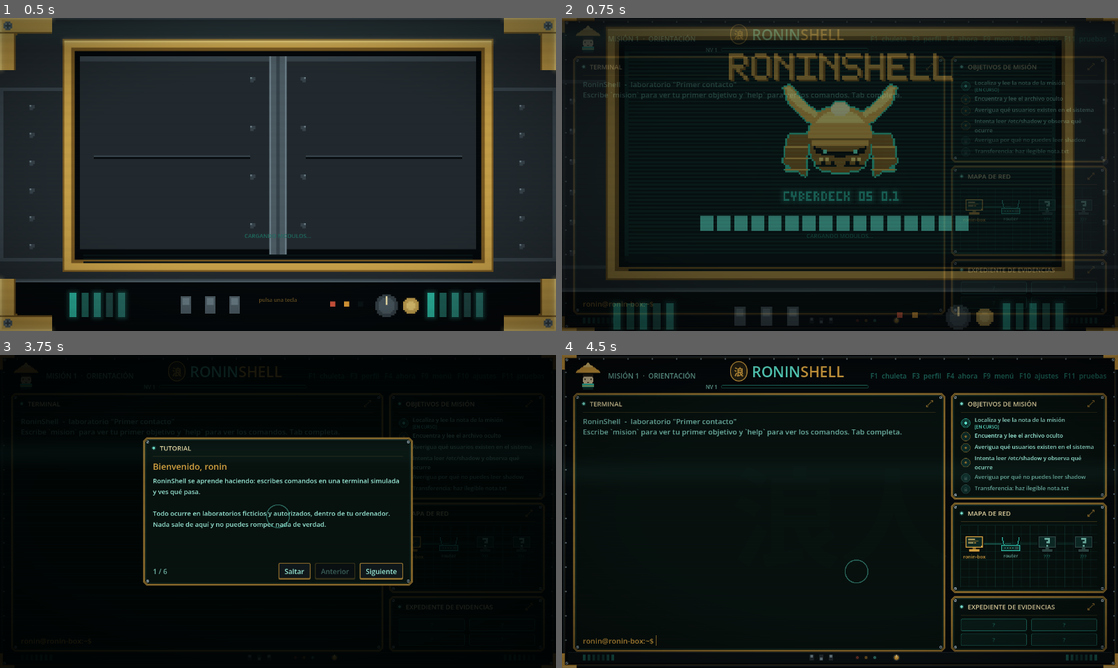
Above: before the commit, frames 1-4 (two rows, left to right).
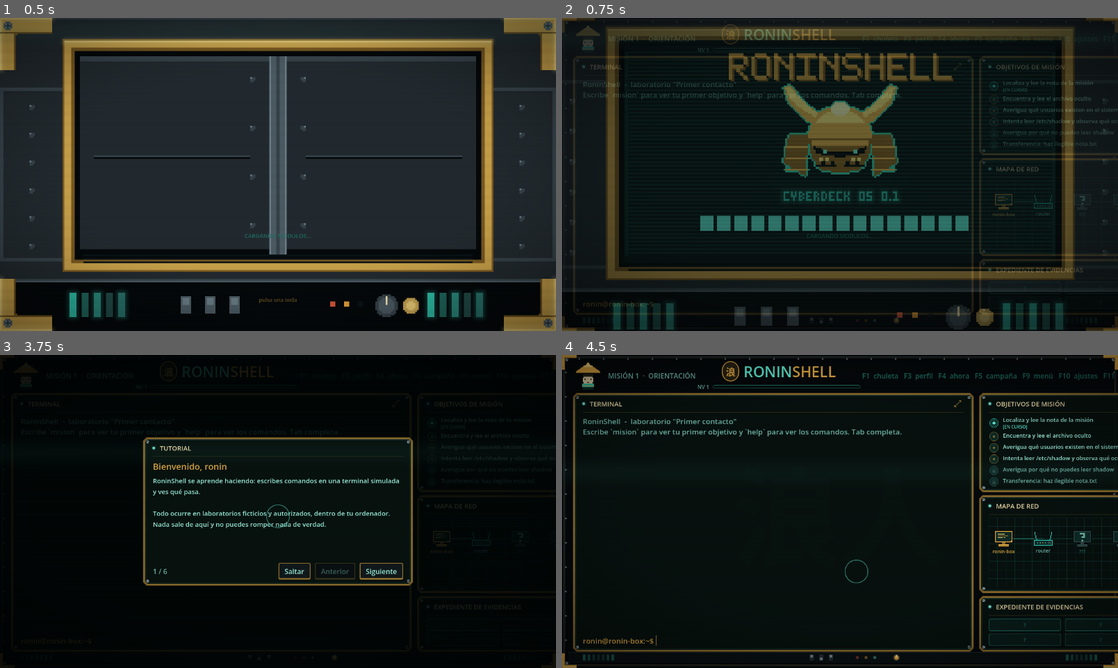
Above: after the commit, the same moments.

Repository: Kanarath/RoninShell
Game: Godot game, scene res://scenes/main.tscn
Same seed, same stepped clock (60 frames per second), same inputs: the game is played once before the commit and once after it.
Inputs (mouse positions are in pixels of both pictures, inside the frame that each line leads up to):
- Up to frame 1 (0.5 s): no input
- Up to frame 2 (0.75 s): click (928, 68) at 0.52 s
- Up to frame 3 (3.75 s): tap Enter at 1.25 s; move the mouse to (194, 520) at 1.27 s; hold Up 1.28-2 s; tap X at 1.35 s; click (194, 520) at 1.42 s; click (394, 405) at 2.02 s; click (528, 405) at 2.77 s; click "Nueva partida" at 3.5 s
- Up to frame 4 (4.5 s): click "Saltar" at 4.25 s

Frame 1 is identical in both runs. In frame 2, 3.3% of the frame differs, in the area x 24-100%, y 2-95%; in frame 3, 0.2%; in frame 4, 6.9%.

Commit message:
Resumen de campana (F5): los laboratorios de un vistazo con el progreso real de cada uno
Co-Authored-By: Claude Sonnet 5 <noreply@anthropic.com>

Diff:
--- a/engine/commands/command_docs.gd
+++ b/engine/commands/command_docs.gd
@@ -152,7 +152,7 @@
 	"ahora": {"usage": "ahora", "summary": "[juego] ¿Qué hago ahora? Muestra dónde estás, tu objetivo actual y un paso peq …(215 unchanged characters)…
 	"tutorial": {"usage": "tutorial", "summary": "[juego] Vuelve a ver el tutorial inicial.", "options": [], "examples": [["tutorial", "repasar cómo funciona el juego"]], "short_h": true},
 	"[": {"usage": "[ expresión ]", "summary": "Igual que `test`, pero la expresión va entre corchetes (con espacios dentr …(302 unchanged characters)…
-	"laboratorio": {"usage": "laboratorio [id]", "summary": "[j …(303 unchanged characters)…  se puede cambiar desde el modo misión."], "short_h": true, "see_also": ["mision", "modo"]},
+	"laboratorio": {"usage": "laboratorio [id]", "summary": "[j …(303 unchanged characters)…  se puede cambiar desde el modo misión.", "F5 muestra lo mismo como pantalla, con tu progreso (misión y XP) en cada laboratorio."], "short_h": true, "see_also": ["mision", "modo"]},
 	"repaso": {"usage": "repaso [iniciar [concepto] | examen | salir]", "summary": "[juego] Repaso espaciado: muestra qué  …(701 unchanged characters)…
 	"expediente": {"usage": "expediente", "summary": "[juego] Muestra las evidencias reunidas.", "options": [], "examples": [["expediente", "tus pruebas"]], "short_h": true},
 	"perfil": {"usage": "perfil", "summary": "[juego] Muestra tu nivel y las competencias que has demostrado.", "options": [], "examples": [["perfil", "tu progreso"]], "short_h": true},
@@ -168,7 +168,7 @@
 	["http", "HTTP", [["curl <url>", "ver el cuerpo de una página"], ["curl -i <url>", "con cabeceras"], ["curl -I <url>", …(362 unchanged characters)…
 	["scripts", "SCRIPTS DE UNA LÍNEA", [["VAR=valor / $VAR / ${VAR}", "guardar y usar valores (sin espacios en el =)"], [ …(1003 unchanged characters)…
 	["combinar", "COMBINAR Y EDITAR", [["cmd1 | cmd2", "la salida de uno es la entrada del otro"], ["cmd > f / cmd >> f",  …(273 unchanged characters)…
-	["juego", "TU CUADERNO (JUEGO)", [["mision", "tu misión y o …(200 unchanged characters)… erfil", "evidencias y competencias"], ["man <cmd> / <cmd> --help", "ayuda de cualquier comando"]]],
+	["juego", "TU CUADERNO (JUEGO)", [["mision", "tu misión y o …(200 unchanged characters)… erfil", "evidencias y competencias"], ["laboratorio / F5", "los laboratorios de la campaña y tu progreso en cada uno"], ["repaso examen", "examen final: un reto de cada bloque, seguidos"], ["man <cmd> / <cmd> --help", "ayuda de cualquier comando"]]],
 ]
 
 
--- /dev/null
+++ b/tests/test_campaign_panel.gd
@@ -0,0 +1,68 @@
+extends "res://tests/framework/test_case.gd"
+## Resumen de campaña (F5): los laboratorios de un vistazo, con el estado y el progreso real de cada uno.
+
+func _tree() -> SceneTree:
+	return Engine.get_main_loop() as SceneTree
+
+
+func _main() -> Control:
+	var root := (load("res://scenes/main.tscn") as PackedScene).instantiate()
+	_tree().root.add_child(root)
+	return root
+
+
+func _dispose(root: Control) -> void:
+	_tree().root.remove_child(root)
+	root.free()
+
+
+func _key(root: Control, keycode: Key) -> void:
+	var event := InputEventKey.new()
+	event.keycode = keycode
+	event.pressed = true
+	root._unhandled_input(event)
+
+
+func test_f5_abre_y_cierra_el_resumen() -> void:
+	var root := _main()
+	assert_false(root.campaign_panel.is_open())
+	_key(root, KEY_F5)
+	assert_true(root.campaign_panel.is_open())
+	_key(root, KEY_F5)
+	assert_false(root.campaign_panel.is_open())
+	_dispose(root)
+
+
+func test_incluye_todos_los_laboratorios_de_la_campana_en_orden() -> void:
+	var root := _main()
+	root._refresh_campaign_panel()
+	var ids: Array = []
+	for row in root.campaign_panel._rows.get_children():
+		ids.append(row)
+	assert_eq(ids.size(), root.CAMPAIGN.size(), "una fila por laboratorio")
+	_dispose(root)
+
+
+func test_el_primero_esta_disponible_y_activo_y_el_resto_bloqueado() -> void:
+	var root := _main()
+	root._refresh_campaign_panel()
+	var first_row: Control = root.campaign_panel._rows.get_child(0)
+	var first_title: Label = first_row.get_child(1).get_child(0)
+	assert_true("(activo)" in first_title.text)
+	var second_row: Control = root.campaign_panel._rows.get_child(1)
+	var second_sub: Label = second_row.get_child(1).get_child(1)
+	assert_true("Bloqueado" in second_sub.text)
+	_dispose(root)
+
+
+func test_completar_el_primer_laboratorio_lo_marca_completado_y_desbloquea_el_segundo() -> void:
+	var root := _main()
+	root.debug_panel.press("Libro completado")
+	root._refresh_campaign_panel()
+	var first_row: Control = root.campaign_panel._rows.get_child(0)
+	var first_sub: Label = first_row.get_child(1).get_child(1)
+	assert_true("Completado" in first_sub.text)
+	var second_row: Control = root.campaign_panel._rows.get_child(1)
+	var second_sub: Label = second_row.get_child(1).get_child(1)
+	assert_false("Bloqueado" in second_sub.text)
+	_dispose(root)
--- a/ui/main.gd
+++ b/ui/main.gd
@@ -24,6 +24,7 @@
 const SettingsPanel := preload("res://ui/widgets/settings_panel.gd")
 const DebugPanel := preload("res://ui/widgets/debug_panel.gd")
 const ProfilePanel := preload("res://ui/widgets/profile_panel.gd")
+const CampaignPanel := preload("res://ui/widgets/campaign_panel.gd")
 const EditorPanel := preload("res://ui/widgets/editor_panel.gd")
 const TutorialPanel := preload("res://ui/widgets/tutorial_panel.gd")
 const NowPanel := preload("res://ui/widgets/now_panel.gd")
@@ -92,6 +93,7 @@
 var settings_panel := SettingsPanel.new()
 var debug_panel := DebugPanel.new()
 var profile_panel := ProfilePanel.new()
+var campaign_panel := CampaignPanel.new()
 var editor_panel := EditorPanel.new()
 var tutorial_panel := TutorialPanel.new()
 var now_panel := NowPanel.new()
@@ -146,6 +148,7 @@
 	var screenshot_path := ""
 	var show_menu := persist   # los tests y las capturas (sin guardado) arrancan directos al juego
 	var open_profile := false
+	var open_campaign := false
 	var shot_delay := 1.0
 	var boot_forced := false
 	for arg in OS.get_cmdline_user_args():
@@ -174,6 +177,9 @@
 		elif arg == "--open=now":
 			_show_now()
 			show_menu = false
+		elif arg == "--open=campaign":
+			open_campaign = true
+			show_menu = false
 		elif arg == "--open=menu":
 			show_menu = true
 		elif arg == "--open=expand":
@@ -195,6 +201,9 @@
 	if open_profile:
 		_refresh_profile()
 		profile_panel.open()
+	if open_campaign:
+		_refresh_campaign_panel()
+		campaign_panel.open()
 	if boot_forced or (persist and show_menu and not "--open=menu" in OS.get_cmdline_user_args()):
 		_menu_after_boot = show_menu
 		_play_boot()
@@ -248,7 +257,7 @@
 
 ## Las ventanas que se alternan con una tecla (el editor, el tutorial y el menú inicial tienen su propia lógica).
 func _panels() -> Array:
-	return [cheatsheet_panel, settings_panel, debug_panel, profile_panel, now_panel, expand_view]
+	return [cheatsheet_panel, settings_panel, debug_panel, profile_panel, campaign_panel, now_panel, expand_view]
 
 
 func _close_panels_except(keep: Control) -> void:
@@ -281,6 +290,9 @@
 		KEY_F3:
 			_close_panels_except(profile_panel)
 			_toggle_profile()
+		KEY_F5:
+			_close_panels_except(campaign_panel)
+			_toggle_campaign_panel()
 		KEY_F4:
 			_close_panels_except(now_panel)
 			if now_panel.is_open():
@@ -308,7 +320,7 @@
 
 
 func _build_modals() -> void:
-	for panel in [cheatsheet_panel, settings_panel, debug_panel, profile_panel, now_panel, expand_view, editor_panel, tutorial_panel]:
+	for panel in [cheatsheet_panel, settings_panel, debug_panel, profile_panel, campaign_panel, now_panel, expand_view, editor_panel, tutorial_panel]:
 		add_child(panel)
 		panel.opened.connect(_on_modal_changed)
 		panel.closed.connect(_on_modal_changed)
@@ -336,6 +348,34 @@
 	else:
 		_refresh_profile()
 		profile_panel.open()
+
+
+func _toggle_campaign_panel() -> void:
+	if campaign_panel.is_open():
+		campaign_panel.close()
+	else:
+		_refresh_campaign_panel()
+		campaign_panel.open()
+
+
+## Los laboratorios de la campaña de un vistazo, con el progreso real de cada uno (no solo el activo).
+func _refresh_campaign_panel() -> void:
+	var entries: Array = []
+	for entry: Dictionary in CAMPAIGN:
+		var id: String = entry["id"]
+		if not books.has(id) or not engines.has(id):
+			continue
+		var engine: RefCounted = engines[id]
+		entries.append({
+			"id": id,
+			"title": books[id].get("title", id),
+			"state": controller.book_states.get(id, "bloqueado"),
+			"active": id == controller.active_book,
+			"missions_done": engine.mission_index,
+			"missions_total": engine.book["missions"].size(),
+			"xp": engine.xp,
+		})
+	campaign_panel.refresh(entries)
 
 
 ## Lo que muestra el perfil: árbol de habilidades y logros, calculados del progreso real.
@@ -1162,7 +1202,7 @@
 	brand.add_child(_build_xp_bar())
 
 	var hint := Label.new()
-	hint.text = "F1  chuleta   F3  perfil   F4  ahora   F9  menú   F10  ajustes   F11  pruebas"
+	hint.text = "F1  chuleta   F3  perfil   F4  ahora   F5  campaña   F9  menú   F10  ajustes   F11  pruebas"
 	hint.size_flags_horizontal = Control.SIZE_EXPAND_FILL
 	hint.size_flags_vertical = Control.SIZE_SHRINK_CENTER
 	hint.horizontal_alignment = HORIZONTAL_ALIGNMENT_RIGHT
--- /dev/null
+++ b/ui/widgets/campaign_panel.gd
@@ -0,0 +1,78 @@
+extends "res://ui/widgets/modal.gd"
+## Resumen de campaña (F5): los laboratorios de un vistazo, con su estado y tu progreso en cada uno.
+## Cambiar de laboratorio sigue siendo cosa del comando `laboratorio <id>`: esto es solo para mirar.
+
+const SealIcon := preload("res://ui/widgets/seal_icon.gd")
+
+signal lab_chosen(id: String)
+
+var _rows := VBoxContainer.new()
+var _summary := Label.new()
+
+
+func _init() -> void:
+	super("Campaña", Vector2(760, 520))
+	_summary.add_theme_color_override("font_color", Palette.GOLD)
+	_summary.add_theme_font_size_override("font_size", 14)
+	content.add_child(_summary)
+
+	var scroll := ScrollContainer.new()
+	scroll.size_flags_vertical = Control.SIZE_EXPAND_FILL
+	scroll.horizontal_scroll_mode = ScrollContainer.SCROLL_MODE_DISABLED
+	_rows.size_flags_horizontal = Control.SIZE_EXPAND_FILL
+	_rows.add_theme_constant_override("separation", 8)
+	scroll.add_child(_rows)
+	content.add_child(scroll)
+
+	content.add_child(_label("oro: completado   teal: el que juegas ahora   candado: bloqueado   F5 o Esc para cerrar", Palette.TEXT_DIM, 12))
+
+
+## entries = [{id, title, state, active, missions_done, missions_total, xp}], en el orden de la campaña.
+func refresh(entries: Array) -> void:
+	var done := 0
+	for entry: Dictionary in entries:
+		done += 1 if entry["state"] == "completado" else 0
+	_summary.text = "%d de %d laboratorios completados" % [done, entries.size()]
+	for child in _rows.get_children():
+		_rows.remove_child(child)
+		child.queue_free()
+	for entry: Dictionary in entries:
+		_rows.add_child(_row(entry))
+
+
+func _row(entry: Dictionary) -> Control:
+	var box := HBoxContainer.new()
+	box.add_theme_constant_override("separation", 12)
+
+	var seal := SealIcon.new()
+	seal.state = _seal_state(entry)
+	seal.size_flags_vertical = Control.SIZE_SHRINK_CENTER
+	box.add_child(seal)
+
+	var texts := VBoxContainer.new()
+	texts.size_flags_horizontal = Control.SIZE_EXPAND_FILL
+	texts.add_theme_constant_override("separation", 0)
+	var title_color: Color = Palette.TEXT_DIM if entry["state"] == "bloqueado" else (Palette.TEAL if entry["active"] else Palette.TEXT)
+	var title := _label(str(entry["title"]).to_upper() + ("  (activo)" if entry["active"] else ""), title_color, 14)
+	texts.add_child(title)
+	texts.add_child(_label(_progress_text(entry), Palette.TEXT_DIM, 12))
+	box.add_child(texts)
+	return box
+
+
+func _seal_state(entry: Dictionary) -> SealIcon.State:
+	match str(entry["state"]):
+		"completado":
+			return SealIcon.State.DONE
+		"bloqueado":
+			return SealIcon.State.LOCKED
+		_:
+			return SealIcon.State.ACTIVE if entry["active"] else SealIcon.State.PENDING
+
+
+func _progress_text(entry: Dictionary) -> String:
+	if entry["state"] == "bloqueado":
+		return "Bloqueado: completa antes el laboratorio anterior"
+	if entry["state"] == "completado":
+		return "Completado  ·  %d XP" % entry["xp"]
+	return "Misión %d de %d  ·  %d XP" % [entry["missions_done"] + 1, entry["missions_total"], entry["xp"]]
--- a/ui/widgets/tutorial_panel.gd
+++ b/ui/widgets/tutorial_panel.gd
@@ -11,7 +11,7 @@
 	["La terminal", "Escribe directamente, no hace falta hacer clic. Enter ejecuta; Tab completa; las flechas ↑ ↓ repiten comandos.\n\nPrueba ahora con `ls` para ver qué hay en tu carpeta."],
 	["Misiones cortas", "A la derecha ves la misión y sus objetivos, uno por uno. Cada objetivo es una victoria pequeña.\n\nNo hay temporizadores ni vidas: equivocarte no resta nada."],
 	["Pistas sin penalización", "¿Atascado? Escribe `pista`: cada vez te da una ayuda más concreta, hasta la solución explicada. Es parte del aprendizaje, no un fallo.\n\nTambién tienes `<comando> --help`, `man <comando>` y la chuleta (F1)."],
-	["Atajos", "F1 chuleta  ·  F3 perfil y logros  ·  F4 «¿qué hago ahora?»  ·  F9 menú  ·  F10 ajustes  ·  Esc cierra cualquier ventana.\n\nSi en algún momento no sabes por dónde seguir, F4 te lo dice sin gastar pistas."],
+	["Atajos", "F1 chuleta  ·  F3 perfil y logros  ·  F4 «¿qué hago ahora?»  ·  F5 resumen de campaña  ·  F9 menú  ·  F10 ajustes  ·  Esc cierra cualquier ventana.\n\nSi en algún momento no sabes por dónde seguir, F4 te lo dice sin gastar pistas."],
 	["A tu ritmo", "El juego te recordará con suavidad que hagas pausas, y puedes apagar esos avisos, los sonidos y los efectos en F10.\n\nEl modo libre (`modo libre`) es un laboratorio sin objetivos para experimentar. Para ver este tutorial otra vez: `tutorial`."],
 ]
 
